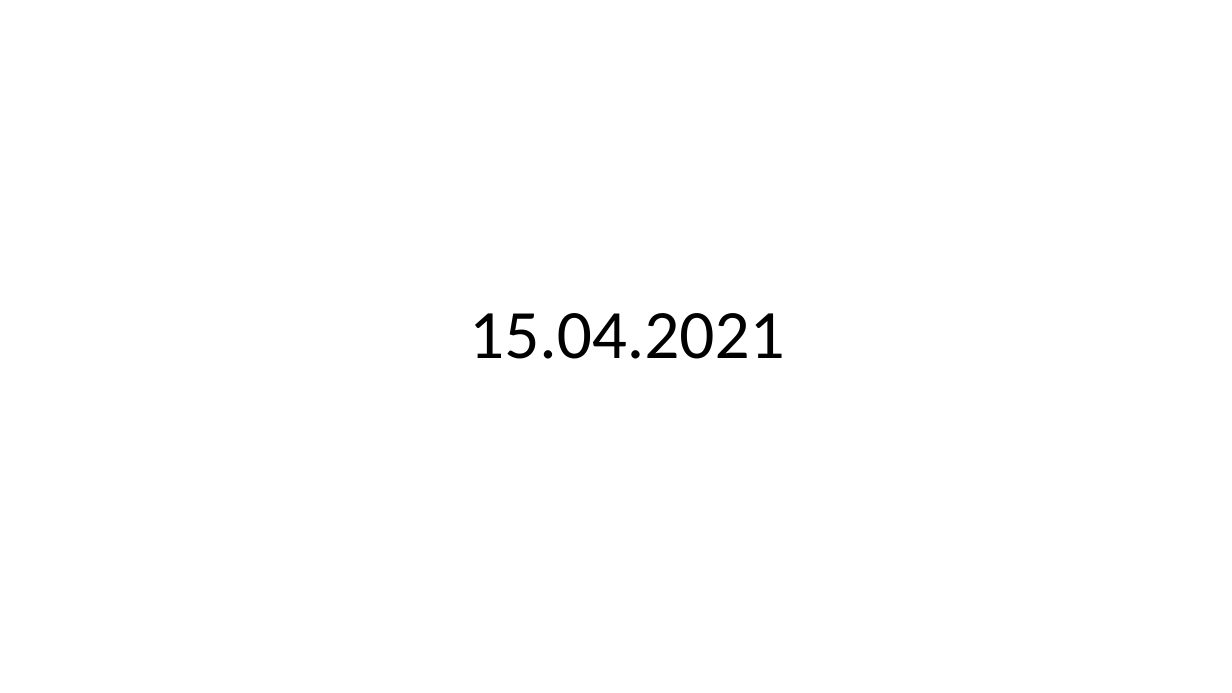
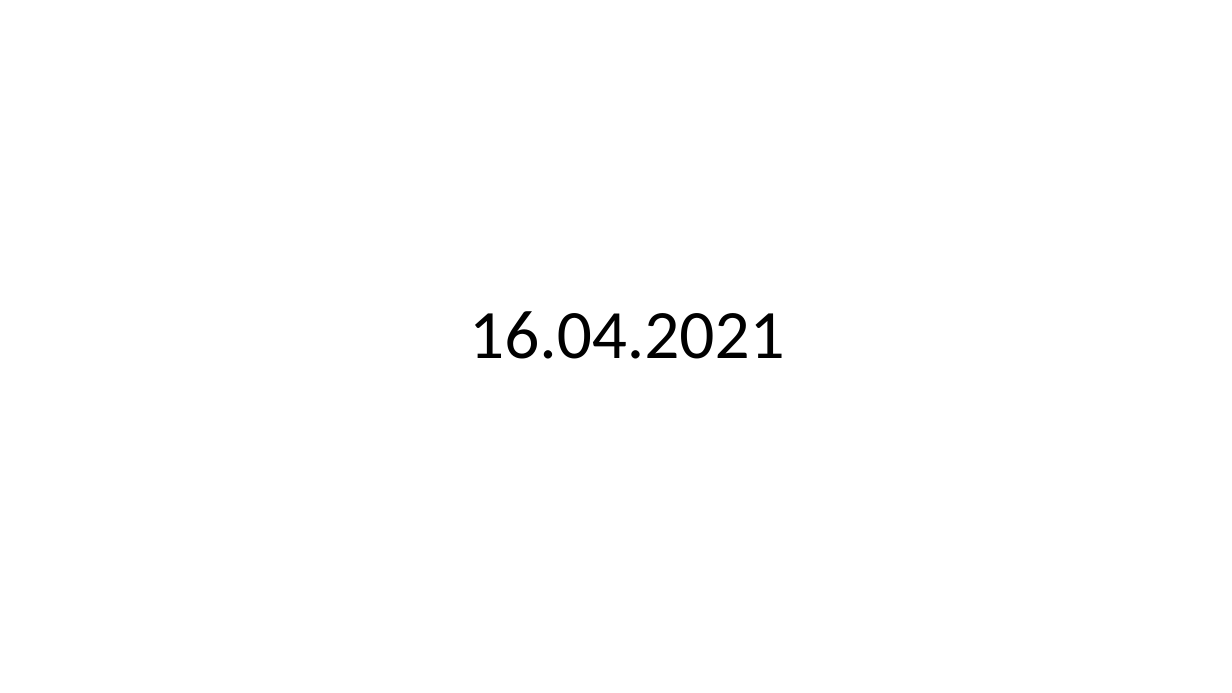
Before and after one commit to olejik-web/Web-Project, a slide deck: slide 6 of Презентация.pptx. Drawn at 1232x693 pixels with LibreOffice and Linux fonts; fonts in the diff are those of the drawing. Boxes give left, top, right and bottom in pixels: in the first picture for what was removed or moved away, otherwise in the second. Text is boxed around its words. In the diff, an @@ line names an element or a change of style, - is before the commit and + after.

```diff
--- a/Презентация.pptx
+++ b/Презентация.pptx
@@ title at box(469, 311, 784, 359): text changed @@
-15.04.2021
+16.04.2021
```
Also in this commit, not shown: 2 slides added, 1 other file.
